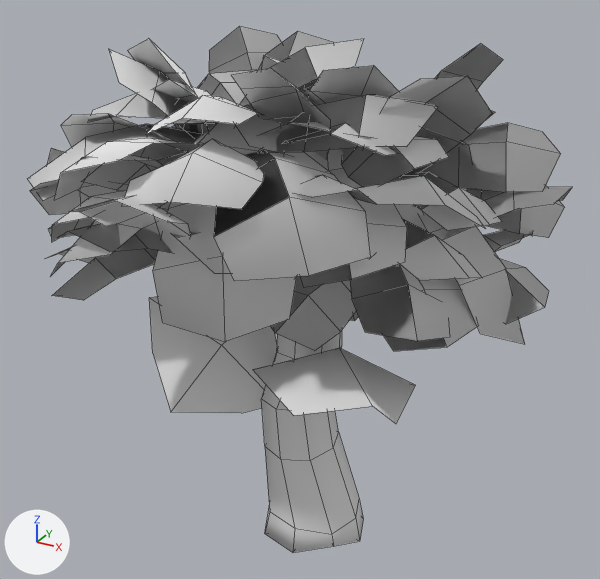
One commit to the Blender file Assets/Art/boarforest_Tree/boarforest_tree.blend: the scene before it, then after it.
The view is the same before and after, from a camera (50 mm lens) standing at (9.69, -18.26, 16.51) and looking at (-0.58, 0.41, 7.18). Lighting does not change. The marker at lower left points along +X, +Y and +Z. Mesh edges are drawn as thin lines.
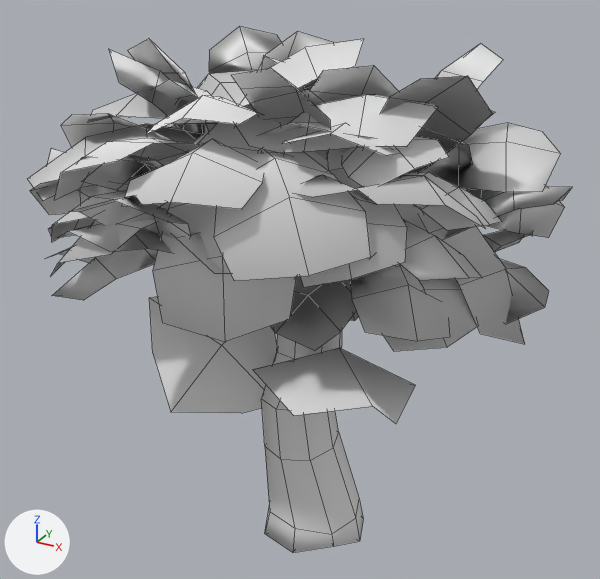
Edits to the bpy script that builds the scene:
```text
Change me_plane_054:
    where me_plane_054.from_pydata(...)  # 1224 vertices, 612 faces; spans x -10.1..3.5, y -15.1..10.2, z -9.3..13.5
    used by ob_plane_000; location = (-2.83, -2.38, 9.84); rotation_euler = (0.497, 0.0447, -2.503), in degrees (28, 2.6, -143); scale = (1.02, 0.447, 0.447)
    me_plane_054 part 1: its shading normals changed
Change ob_plane_000:
    remove _m = ob_plane_000.modifiers.new('Set Split Normals', 'NORMAL_EDIT')
```

Pixel boxes [x1, y1, x2, y2] of what changed, in the pictures (600 x 579 px):
'Plane.000', shading changed, modifiers changed
    both: [28, 27, 572, 351]
